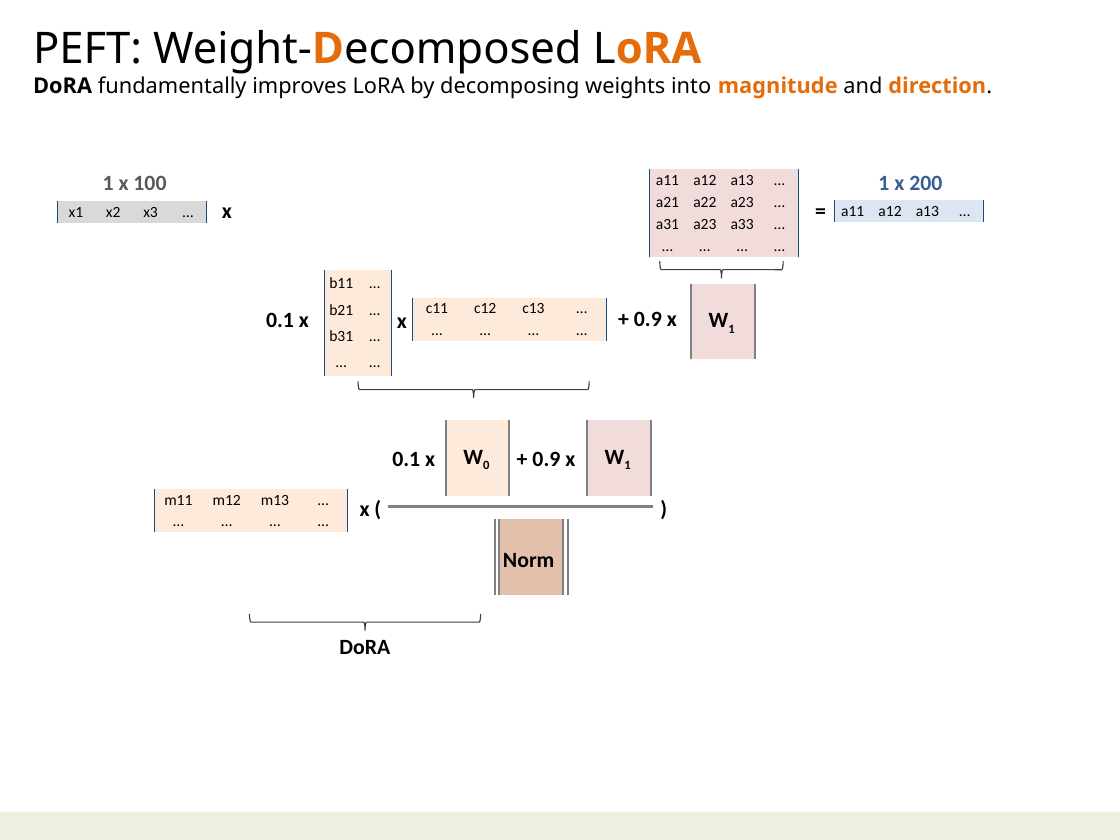
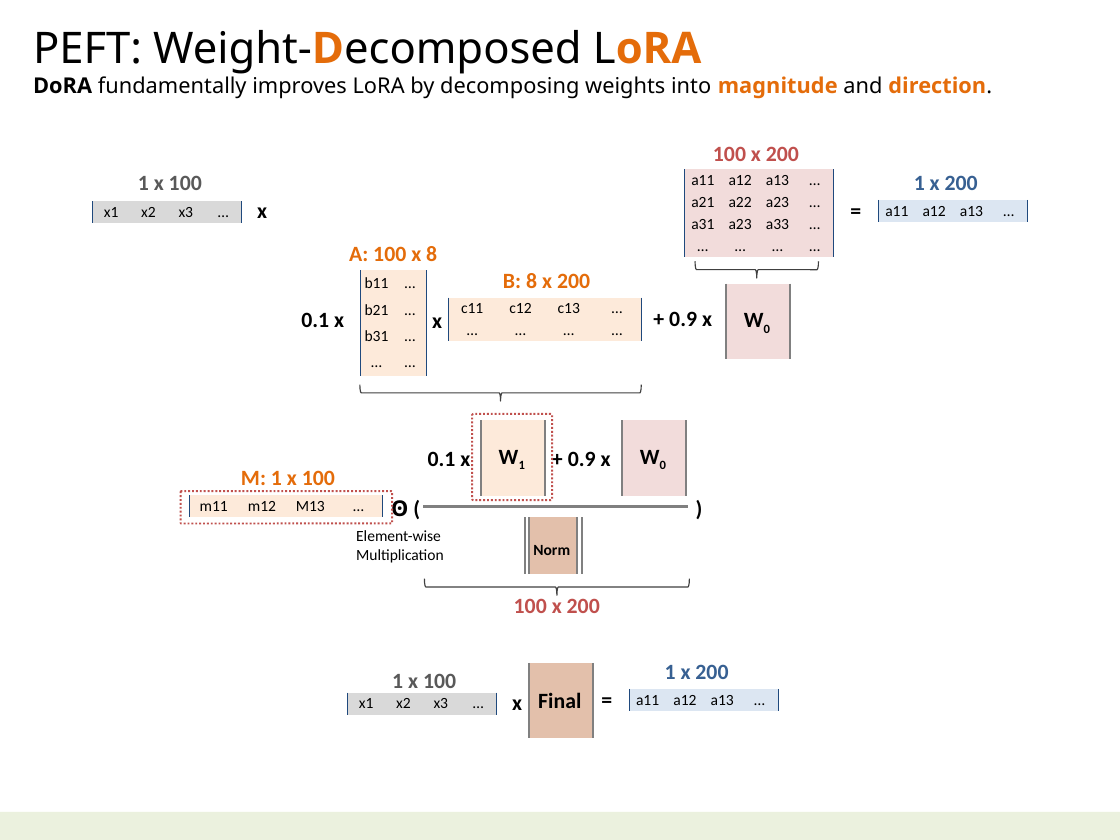
Before and after one commit to navibator/crazy-ai, a slide deck: slide 15 of ai-gemma.pptx. Drawn at 1120x840 pixels with LibreOffice and Linux fonts; fonts in the diff are those of the drawing. Boxes give left, top, right and bottom in pixels: in the first picture for what was removed or moved away, otherwise in the second. Text is boxed around its words. In the diff, an @@ line names an element or a change of style, - is before the commit and + after.

```diff
--- a/ai-gemma.pptx
+++ b/ai-gemma.pptx
@@ text added at box(713, 146, 799, 161), 14 pt, text #C0504D, bold @@
+100 x 200
@@ table: place and size @@
-table at box(834, 199, 982, 222)
+table at box(878, 199, 1026, 222)
@@ text added at box(349, 246, 437, 261), 14 pt, text #E46C0A, bold @@
+A: 100 x 8
@@ text added at box(503, 273, 590, 288), 14 pt, text #E46C0A, bold @@
+B: 8 x 200
@@ text at box(726, 306, 788, 340): text changed @@
-W1
+W0
@@ right brace: place and size @@
-right brace at box(359, 381, 590, 398)
+right brace at box(361, 384, 642, 401)
@@ rounded rectangle added at box(473, 414, 552, 501), outline #C0504D 1.25 pt dashed @@
@@ text at box(480, 441, 543, 476): text changed @@
-W0
+W1
@@ text at box(622, 441, 684, 476): text changed @@
-W1
+W0
@@ text added at box(241, 470, 335, 492), 14 pt, text #E46C0A, bold @@
+M: 1 x 100
@@ rounded rectangle added at box(180, 492, 392, 524), outline #C0504D 1.25 pt dashed @@
@@ table at box(189, 495, 382, 516) @@
-row 1: m11 | m12 | m13 | …
-row 2: … | … | … | …
+row 1: m11 | m12 | M13 | …
@@ table: place and size @@
-table at box(155, 489, 347, 533)
+table at box(189, 495, 382, 516)
@@ text added at box(391, 497, 408, 522), 14 pt, text #000000, bold @@
+Ꙩ (
@@ 10 texts, 7 tables, 1 right brace, 1 line: place and size @@
-10 texts, 7 tables, 1 right brace, 1 line at box(57, 169, 942, 524)
+10 texts, 7 tables, 1 right brace, 1 line at box(93, 169, 978, 524)
@@ text added at box(356, 530, 444, 563), 10 pt, text #000000 @@
+Element-wise
+Multiplication
@@ text "Norm": place and size @@
-text "Norm" at box(503, 553, 555, 567)
+text "Norm" at box(533, 545, 570, 555)
@@ text "Norm" at box(533, 545, 570, 555): size 14 to 10 pt; line spacing 14pt to 10pt @@
@@ table at box(525, 517, 580, 573) @@
-row 4:  |  |  |  |  | 
@@ table: place and size @@
-table at box(495, 520, 566, 595)
+table at box(525, 517, 580, 573)
@@ right brace: place and size @@
-right brace at box(250, 613, 481, 630)
+right brace at box(424, 579, 690, 596)
@@ text added at box(514, 595, 600, 613), 14 pt, text #C0504D, bold @@
+100 x 200
@@ text removed at box(339, 640, 390, 654) @@
-DoRA
@@ text added at box(392, 673, 456, 688), 14 pt, text #595959, bold @@
+1 x 100
@@ table added at box(525, 663, 596, 738), 4 rows, 6 columns @@
+ |  |  |  |  | 
+ |  |  |  |  | 
+ |  |  |  |  | 
+ |  |  |  |  | 
@@ text added at box(594, 683, 620, 716), 14 pt, text #000000, bold @@
+=
@@ table added at box(629, 689, 777, 711), 1 rows, 4 columns @@
+a11 | a12 | a13 | …
@@ text added at box(665, 664, 728, 679), 14 pt, text #376092, bold @@
+1 x 200
@@ table added at box(347, 693, 495, 716), 1 rows, 4 columns @@
+x1 | x2 | x3 | …
@@ text at box(512, 699, 522, 710): text changed @@
-x (
+x
@@ text added at box(538, 692, 581, 708), 14 pt, text #000000, bold @@
+Final
```
Also in this commit, not shown: 2 other slides changed, 1 slide removed, 1 other file.
